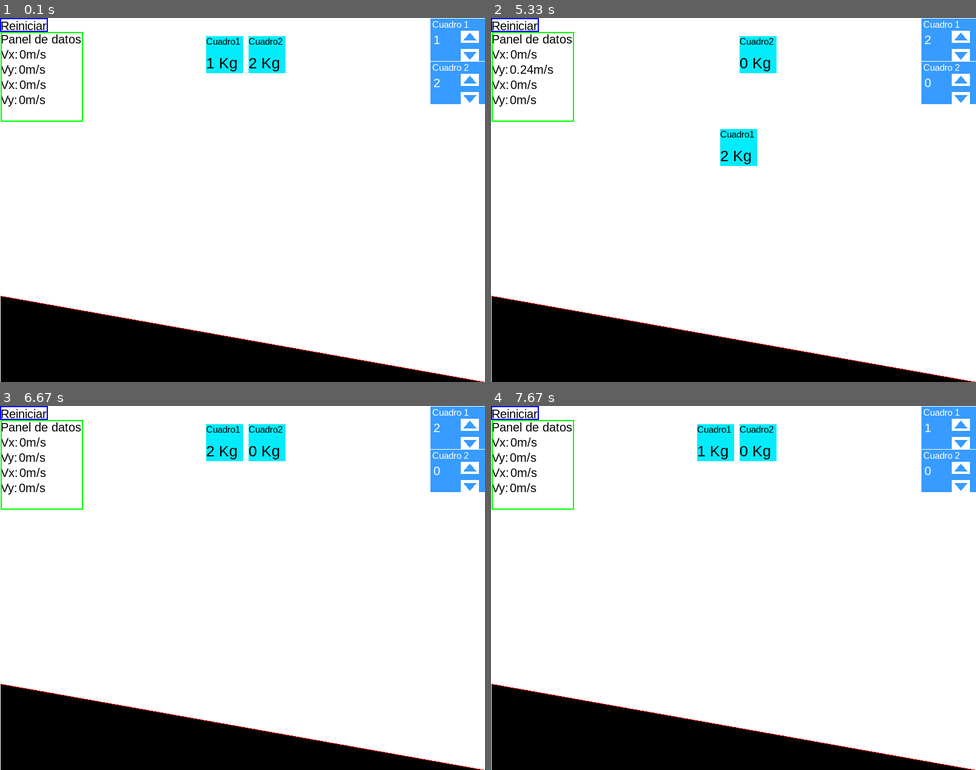
Above: before the commit, frames 1-4 (two rows, left to right).
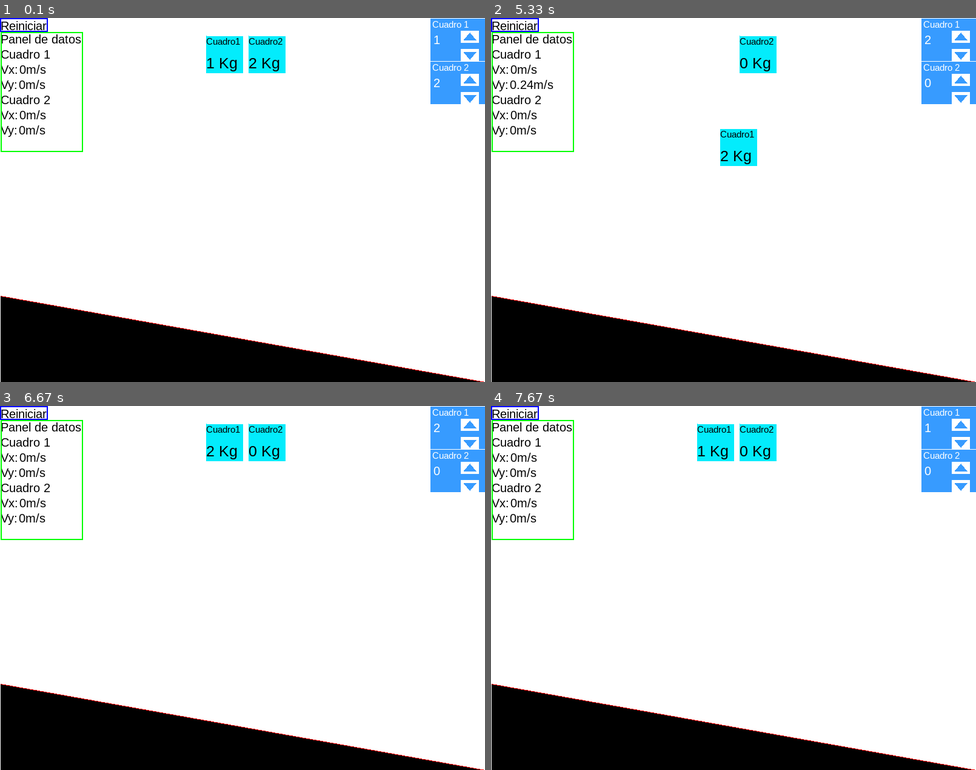
Above: after the commit, the same moments.

Repository: Bateyss/pygame-apps
Game: pygame game, started from prueba.py
Two runs of this game, one before a commit and one after it. Both use one fixed random seed, a clock stepped at 60 frames per second and the inputs below.
Inputs (mouse positions are in pixels of both pictures, inside the frame that each line leads up to):
- Up to frame 1 (0.1 s): no input
- Up to frame 2 (5.33 s): click (961, 54) at 0.38 s; click (961, 36) at 0.72 s; press the mouse at (961, 98) at 1.03 s; move the mouse to (806, 90) at 1.13 s; release the mouse at (655, 79) at 1.27 s; press the mouse at (961, 98) at 1.37 s; move the mouse to (752, 109) at 1.47 s; release the mouse at (549, 119) at 1.6 s; press the mouse at (961, 36) at 1.7 s; move the mouse to (845, 141) at 1.8 s; release the mouse at (728, 250) at 1.93 s; press the mouse at (961, 36) at 2.03 s; move the mouse to (825, 185) at 2.13 s; release the mouse at (694, 334) at 2.27 s; press the mouse at (961, 36) at 2.37 s; move the mouse to (782, 109) at 2.47 s; release the mouse at (602, 185) at 2.6 s; press the mouse at (961, 54) at 2.7 s; move the mouse to (796, 141) at 2.8 s; release the mouse at (631, 229) at 2.93 s; press the mouse at (961, 36) at 3.03 s; move the mouse to (801, 152) at 3.13 s; release the mouse at (641, 265) at 3.27 s; press the mouse at (961, 36) at 3.37 s; move the mouse to (937, 65) at 3.47 s; release the mouse at (908, 98) at 3.6 s; press the mouse at (961, 54) at 3.7 s; move the mouse to (820, 181) at 3.8 s; release the mouse at (685, 309) at 3.93 s; press the mouse at (961, 54) at 4.03 s; move the mouse to (883, 192) at 4.13 s; release the mouse at (806, 327) at 4.27 s; press the mouse at (961, 54) at 4.37 s; move the mouse to (883, 167) at 4.47 s; release the mouse at (806, 280) at 4.6 s; click (733, 65) at 4.72 s; press the mouse at (733, 65) at 5.03 s; move the mouse to (733, 105) at 5.13 s; release the mouse at (738, 149) at 5.27 s
- Up to frame 3 (6.67 s): click "Reiniciar" at 5.38 s; press the mouse at (242, 453) at 5.7 s; move the mouse to (189, 577) at 5.8 s; release the mouse at (140, 704) at 5.93 s; press the mouse at (24, 413) at 6.53 s; move the mouse to (77, 537) at 6.63 s
- Up to frame 4 (7.67 s): release the mouse at (617, 660) at 6.77 s; press the mouse at (961, 424) at 6.87 s; move the mouse to (840, 460) at 6.97 s; release the mouse at (723, 500) at 7.1 s; press the mouse at (961, 442) at 7.2 s; move the mouse to (922, 456) at 7.3 s; release the mouse at (883, 471) at 7.43 s; press the mouse at (961, 442) at 7.53 s; move the mouse to (825, 526) at 7.63 s

The runs differ from the first frame. In frame 1, 0.8% of the frame differs, in the area x 0-18%, y 8-37%; in frame 2, 0.9%; in frame 3, 0.8%; in frame 4, 0.8%.

Commit message:
Update prueba.py
update panel de datos

Diff:
--- a/prueba.py
+++ b/prueba.py
@@ -83,6 +83,7 @@
         panel_width = rectt.width
         for cuadro in sq_display:
                 cuadrill: Cuadrito = cuadro
+                cuadritoTitle = FUENTE_20.render("Cuadro "+str(cuadrill.nombre), True, BLACK)
                 VxTitle = FUENTE_20.render("Vx:", True, BLACK)
                 VxTitleRect = VxTitle.get_rect()
                 velocidad_x = round(cuadrill.sq_speed_x,2)
@@ -91,6 +92,8 @@
                 VyTitleRect = VyTitle.get_rect()
                 velocidad_y = round(cuadrill.sq_speed_y,2)
                 VyTxt = FUENTE_20.render(str(velocidad_y) + "m/s", True, BLACK)
+                SCREEN.blit(cuadritoTitle,(self.pos_x,panel_height))
+                panel_height += cuadritoTitle.get_rect().height + 2
                 SCREEN.blit(VxTitle,(self.pos_x,panel_height))
                 SCREEN.blit(VxTxt,(self.pos_x + VxTitleRect.width + 2,panel_height))
                 if panel_width < VxTitleRect.width + VxTxt.get_width() + 2:
